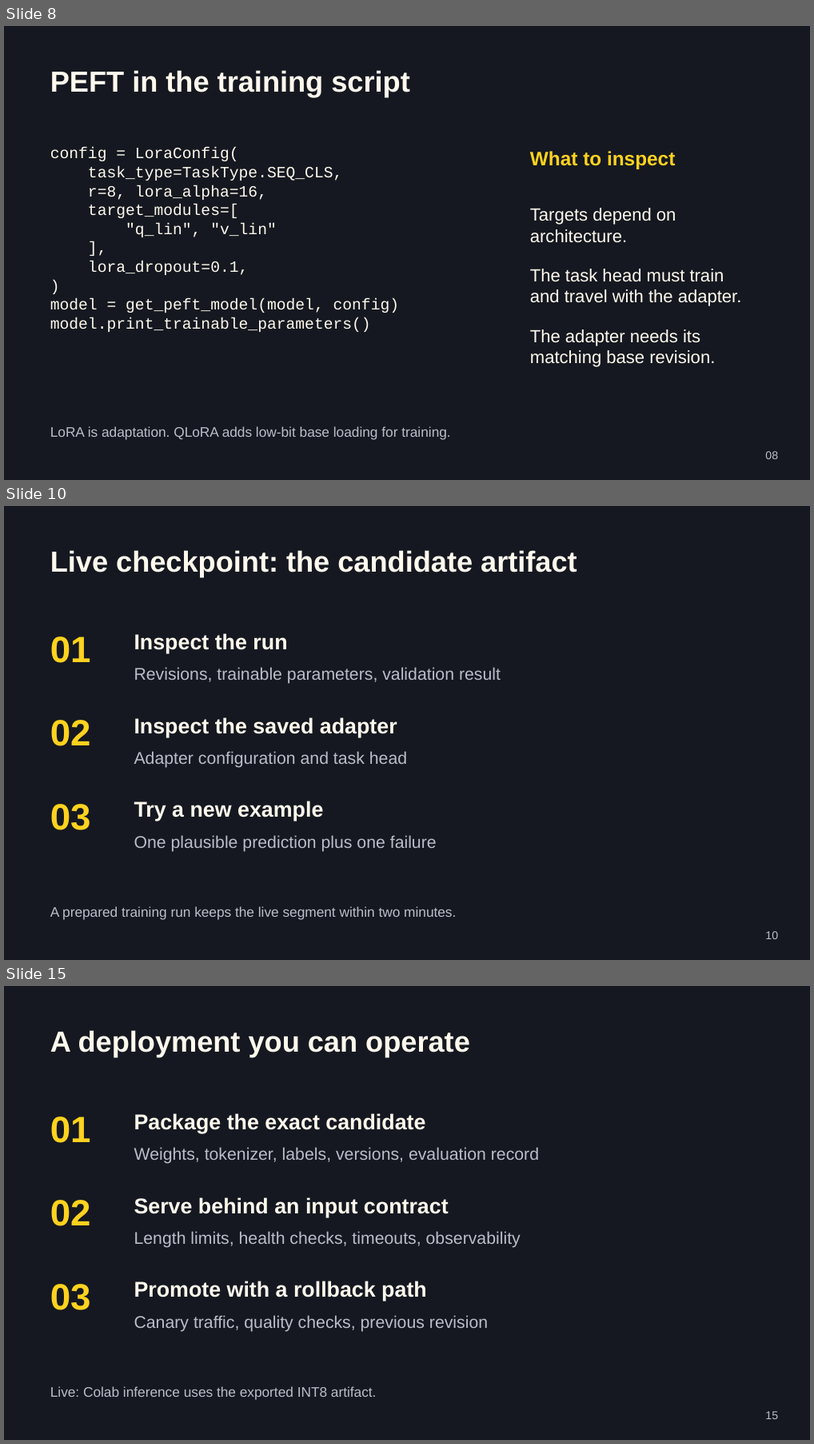
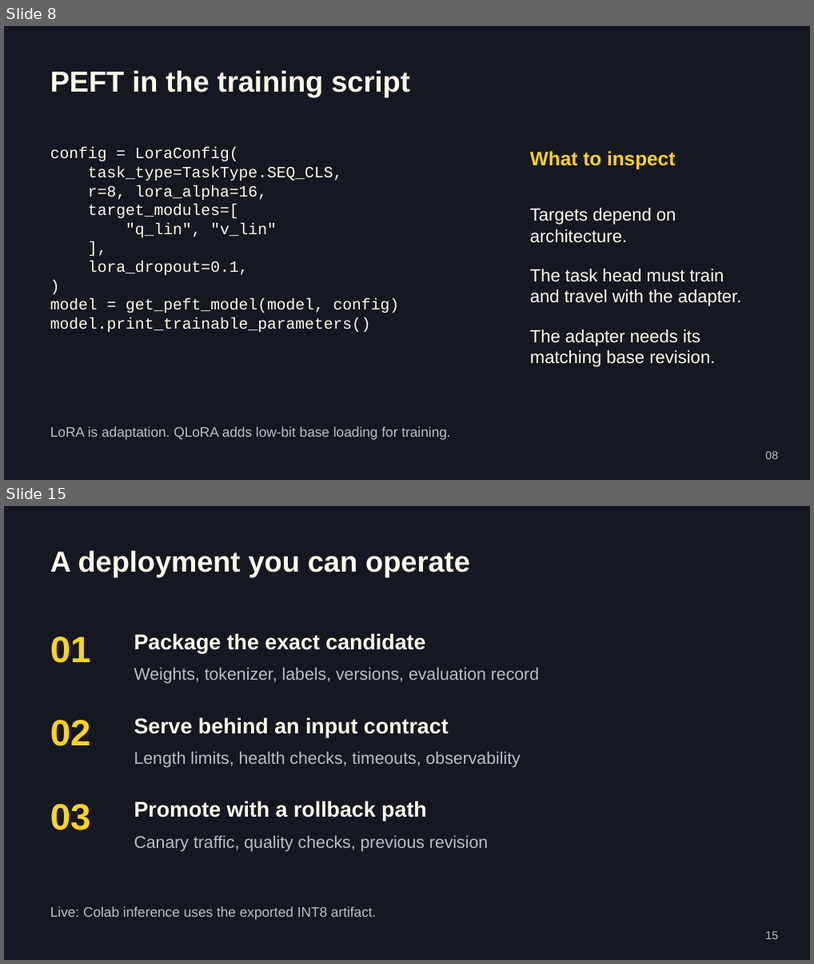
Before and after one commit to jemsbhai/bringing-the-heat, a slide deck: output/Bringing-the-Heat.pptx. Shown one above the other, each under a label of ours: slides 8, 10 and 15 before the commit, slides 8 and 15 after it; the slides between them are not shown. The pictures are 814x1444 and 814x964 pixels, drawn with LibreOffice and Linux fonts; fonts in the diff are those of the drawing. Boxes give left, top, right and bottom in pixels: in the first picture for what was removed or moved away, otherwise in the second. Text is boxed around its words. In the diff, an @@ line names an element or a change of style, - is before the commit and + after.

```diff
--- a/output/Bringing-the-Heat.pptx
+++ b/output/Bringing-the-Heat.pptx
@@ slide 10 removed at box(4, 506, 810, 960), background #151820 @@
@@ text removed at box(50, 550, 578, 577) @@
-Live checkpoint: the candidate artifact
@@ text removed at box(50, 636, 91, 663) @@
-01
@@ text removed at box(134, 633, 287, 653) @@
-Inspect the run
@@ text removed at box(134, 667, 501, 684) @@
-Revisions, trainable parameters, validation result
@@ text removed at box(50, 720, 91, 746) @@
-02
@@ text removed at box(134, 717, 398, 737) @@
-Inspect the saved adapter
@@ text removed at box(134, 751, 407, 768) @@
-Adapter configuration and task head
@@ text removed at box(50, 804, 91, 830) @@
-03
@@ text removed at box(134, 800, 323, 821) @@
-Try a new example
@@ text removed at box(134, 835, 437, 852) @@
-One plausible prediction plus one failure
@@ text removed at box(50, 906, 456, 920) @@
-A prepared training run keeps the live segment within two minutes.
@@ text removed at box(766, 931, 778, 939) @@
-10
```
Also in this commit, not shown: 6 slides changed, 3 slides added, 2 other slides removed, 38 other files.
